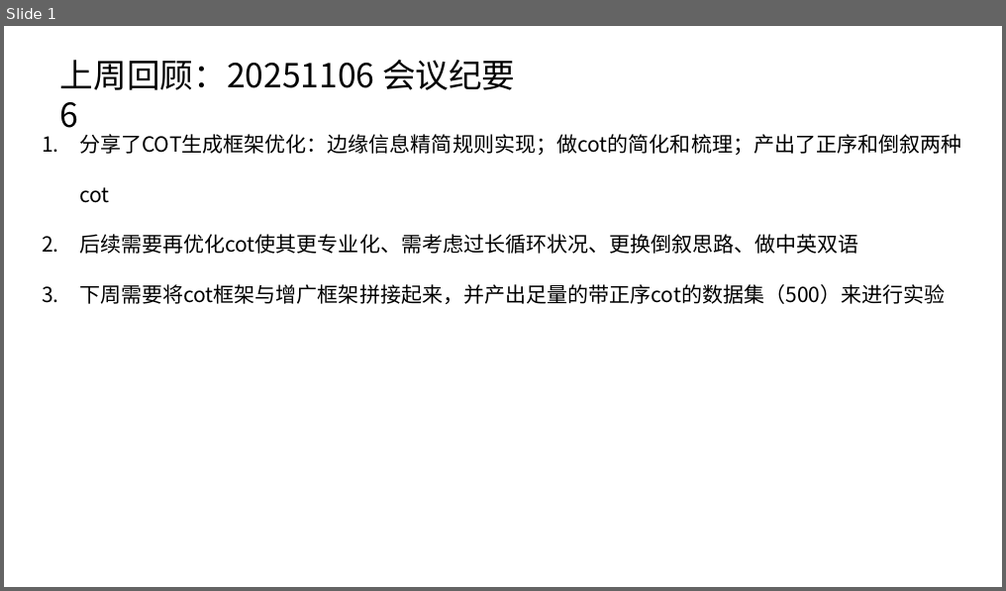
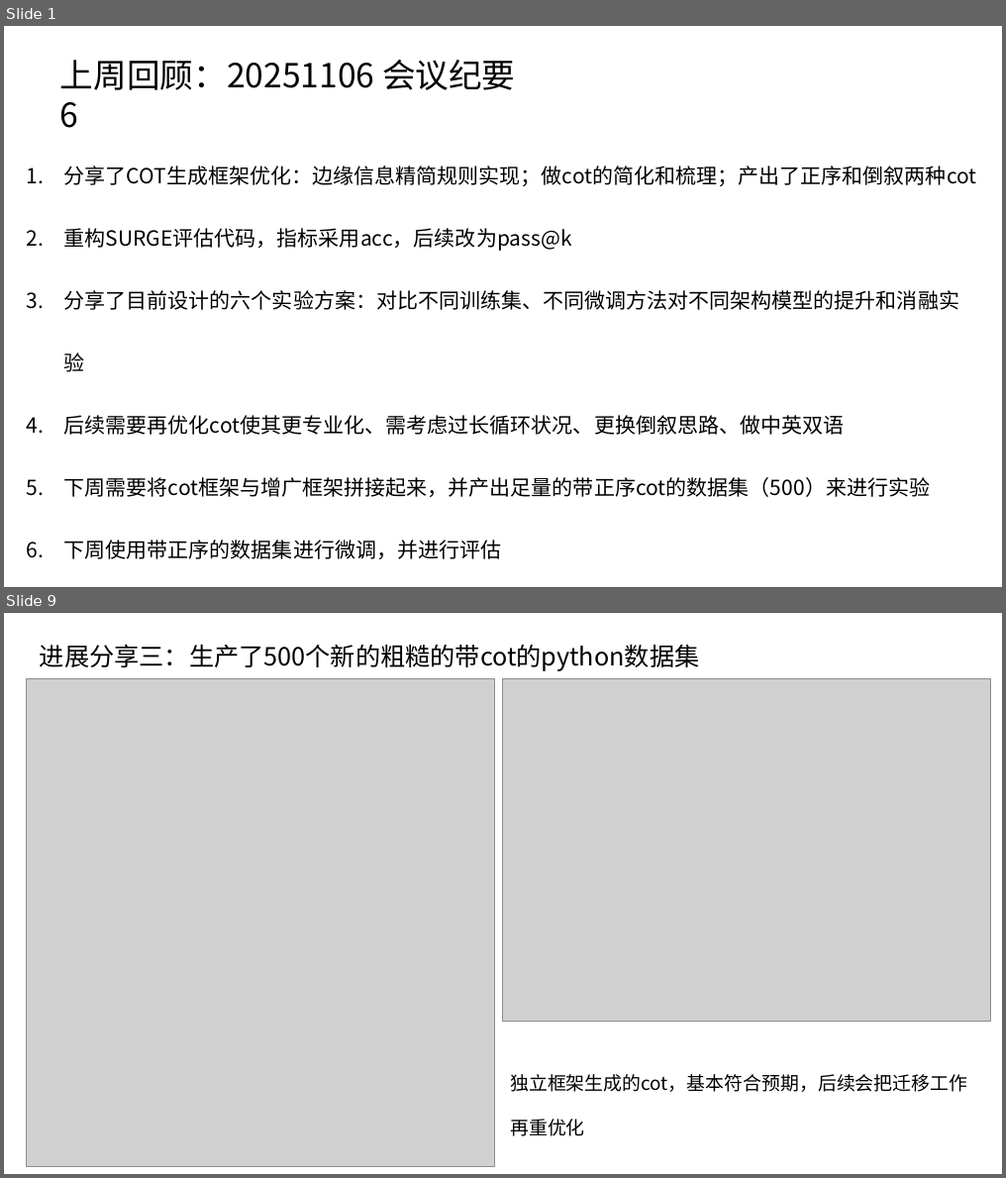
Before and after one commit to caoye04/TreecEva, a slide deck: 组会记录/组会1113.pptx. Shown one above the other, each under a label of ours: slide 1 before the commit, slides 1 and 9 after it; the slides between them are not shown. The pictures are 1006x591 and 1006x1178 pixels, drawn with LibreOffice and Linux fonts; fonts in the diff are those of the drawing; grey boxes stand for pictures. Boxes give left, top, right and bottom in pixels: in the first picture for what was removed or moved away, otherwise in the second. Text is boxed around its words. In the diff, an @@ line names an element or a change of style, - is before the commit and + after.

```diff
--- a/组会记录/组会1113.pptx
+++ b/组会记录/组会1113.pptx
@@ slide 9 added at [4,613,1002,1174], background #FFFFFF @@
@@ text added at [40,644,700,671], 24 pt, text #000000 @@
+进展分享三：生产了500个新的粗糙的带cot的python数据集
@@ picture added at [27,679,495,1167] @@
@@ picture added at [503,679,991,1022] @@
@@ text added at [510,1074,967,1137], 18 pt, text #000000 @@
+独立框架生成的cot，基本符合预期，后续会把迁移工作再重优化
@@ slide 1 changed as well @@
@@ text "分享了COT生成框架优化：边缘信息精简规则实现；做cot的简化和梳理；产出了正序和倒叙两种cot": place and size @@
-text "分享了COT生成框架优化：边缘信息精简规则实现；做cot的简化和梳理；产出了正序和倒叙两种cot" at [79,134,961,304]
+text "分享了COT生成框架优化：边缘信息精简规则实现；做cot的简化和梳理；产出了正序和倒叙两种cot" at [64,166,977,560]
@@ text at [64,166,977,497]: line spacing 2 to 2.5 @@
@@ text at [64,228,959,372]: paragraphs added @@
+2. 重构SURGE评估代码，指标采用acc，后续改为pass@k
+3. 分享了目前设计的六个实验方案：对比不同训练集、不同微调方法对不同架构模型的提升和消融实验
@@ text at [64,540,502,560]: paragraph added @@
+6. 下周使用带正序的数据集进行微调，并进行评估
```
Also in this commit, not shown: 1 other slide changed, 14 other slides added, 17 slides removed, 20 other files.
